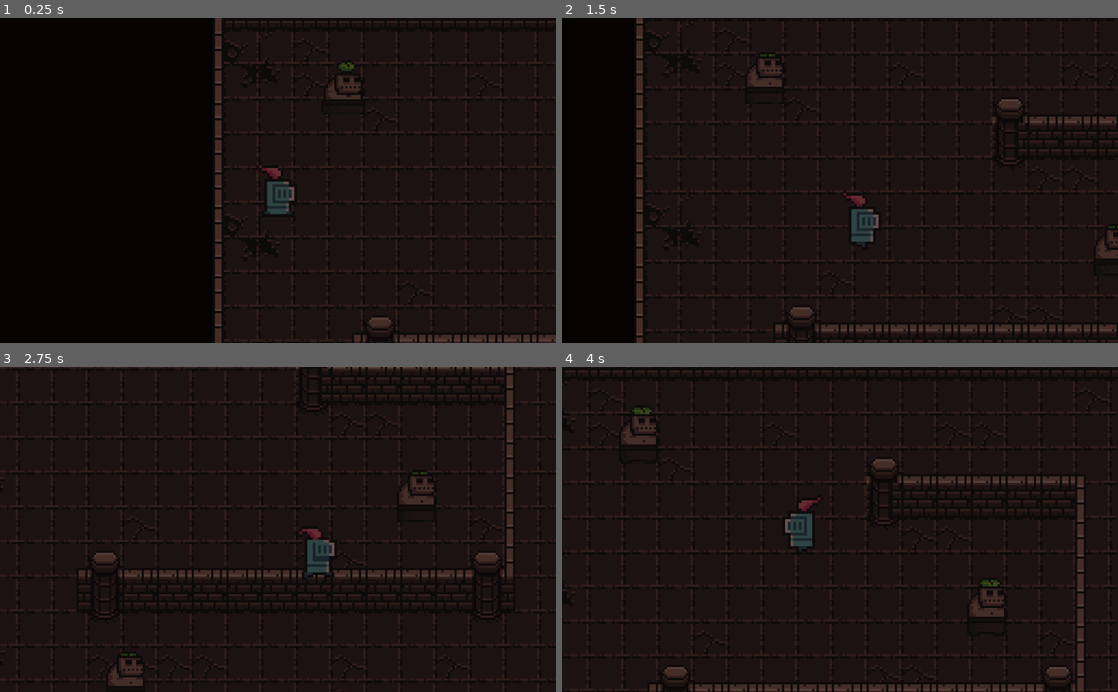
Above: before the commit, frames 1-4 (two rows, left to right).
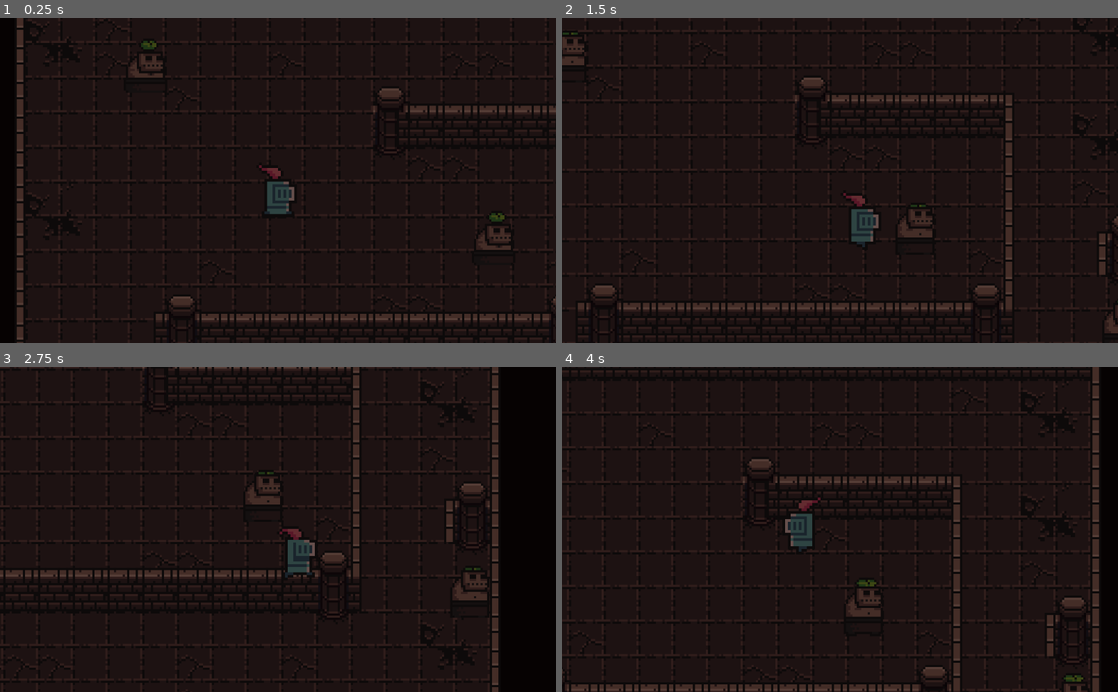
Above: after the commit, the same moments.

Repository: valoalbert/godot_tutorials
Game: Godot game, scene res://Scenes/Levels/World.tscn
Same seed, same stepped clock (60 frames per second), same inputs: the game is played once before the commit and once after it.
Inputs:
- Up to frame 1 (0.25 s): no input
- Up to frame 2 (1.5 s): hold Right (ui_right) 0.53-1.28 s; hold Down (ui_down) from 1.28 s (still down)
- Up to frame 3 (2.75 s): release Down (ui_down) at 2.03 s; hold Right (ui_right) from 2.03 s (still down)
- Up to frame 4 (4 s): release Right (ui_right) at 2.78 s; hold Up (ui_up) 2.78-3.53 s; hold Left (ui_left) from 3.53 s (still down)

The runs differ from the first frame. In frame 1, 9.7% of the frame differs, in the area x 3-100%, y 0-100%; in frame 2, 8.3%; in frame 3, 8.6%; in frame 4, 7.2%.

Commit message:
Luces Among Us

Diff:
--- a/AmongUs/Actors/Enemies/Troll.tscn
+++ b/AmongUs/Actors/Enemies/Troll.tscn
@@ -28,6 +28,7 @@
 }
 
 [node name="Enemy" type="KinematicBody2D"]
+light_mask = 2
 scale = Vector2( 4, 4 )
 script = ExtResource( 2 )
 
@@ -37,6 +38,7 @@
 frame = 1
 
 [node name="CollisionShape2D" type="CollisionShape2D" parent="."]
+visible = false
 position = Vector2( -0.799789, 2.39938 )
 shape = SubResource( 2 )
 disabled = true
--- a/AmongUs/Scenes/Levels/World.tscn
+++ b/AmongUs/Scenes/Levels/World.tscn
@@ -22,14 +22,14 @@
 tile_data = PoolIntArray( -65537, 49, 0, -131072, 45, 0, -131071, 45, 0, -131070, 46, 0, -131069, 45, 0, -131068, 45, 0 …(2318 unchanged characters)…
 
 [node name="Character" parent="." instance=ExtResource( 1 )]
-light_mask = 3
-position = Vector2( 100.28, 278.823 )
+position = Vector2( 464.689, 318.375 )
 script = ExtResource( 4 )
 
 [node name="CanvasModulate" type="CanvasModulate" parent="."]
 color = Color( 0.403922, 0.321569, 0.321569, 1 )
 
 [node name="Enemy" parent="." instance=ExtResource( 2 )]
+light_mask = 4
 position = Vector2( 329.381, 749.92 )
 
 [node name="Enemy2" parent="." instance=ExtResource( 2 )]
Not shown, changed: AmongUs/.DS_Store
